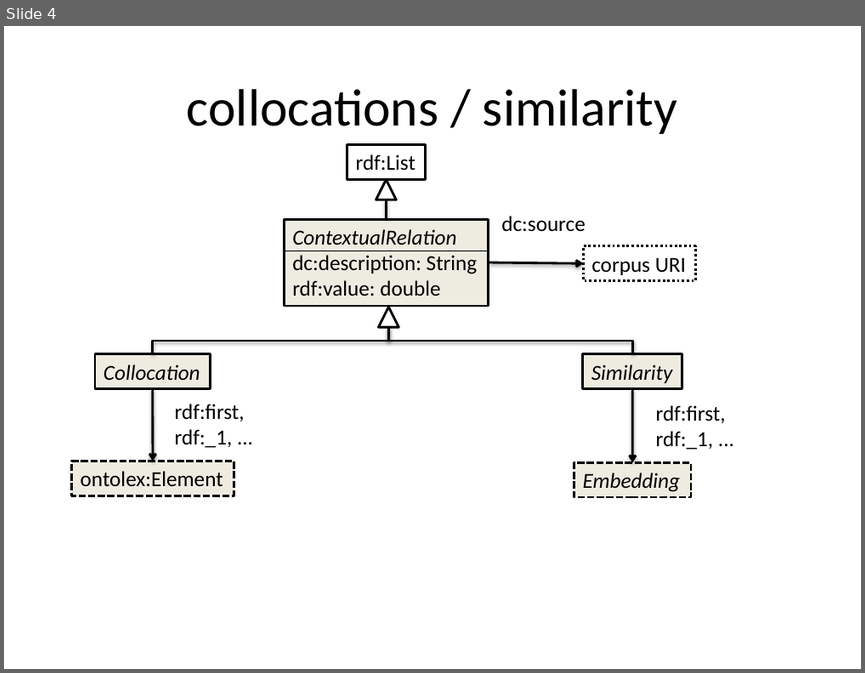
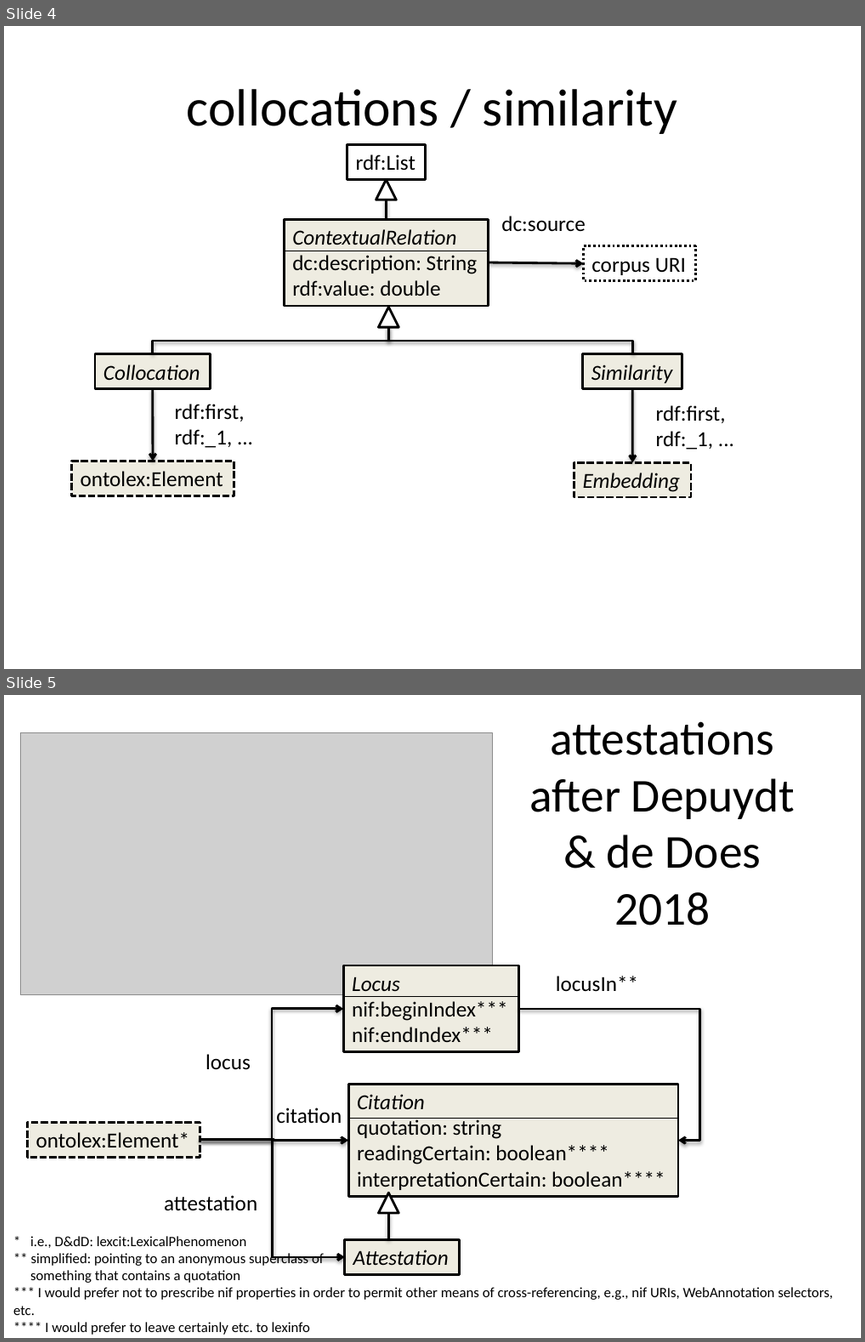
Before and after one commit to ontolex/frequency-attestation-corpus-information, a slide deck: img/source.pptx. Shown one above the other, each under a label of ours: slide 4 before the commit, slides 4 and 5 after it. The pictures are 865x673 and 865x1342 pixels, drawn with LibreOffice and Linux fonts; fonts in the diff are those of the drawing; grey boxes stand for pictures. Boxes give left, top, right and bottom in pixels: in the first picture for what was removed or moved away, otherwise in the second. Text is boxed around its words. In the diff, an @@ line names an element or a change of style, - is before the commit and + after.

Commit message:
some ideas on attestation

```diff
--- a/img/source.pptx
+++ b/img/source.pptx
@@ slide 5 added at (4, 695, 861, 1338), background #FFFFFF @@
@@ picture added at (21, 732, 493, 994) @@
@@ title added at (530, 721, 794, 925), 39.6 pt, text #000000 @@
+attestations after Depuydt & de Does 2018
@@ rectangle added at (343, 965, 519, 1051), fill #EEECE1, outline #000000 2 pt, 18 pt, text #000000 @@
+Locus
+nif:beginIndex***
+nif:endIndex***
@@ line added from (345, 996) to (519, 996), #000000 0.75 pt @@
@@ text added at (556, 975, 638, 992), 18 pt, text #000000 @@
+locusIn**
@@ elbow arrow added from (200, 1140) to (343, 1009), #000000 2 pt @@
@@ elbow arrow added from (519, 1009) to (678, 1140), #000000 2 pt @@
@@ text added at (205, 1054, 250, 1070), 18 pt, text #000000 @@
+locus
@@ rectangle added at (348, 1084, 678, 1197), fill #EEECE1, outline #000000 2 pt, 18 pt, text #000000 @@
+Citation
+quotation: string
+readingCertain: boolean****
+interpretationCertain: boolean****
@@ rectangle added at (28, 1123, 200, 1157), fill #EEECE1, outline #000000 2 pt dashed, 18 pt, text #000000 @@
+ontolex:Element*
@@ text added at (276, 1107, 341, 1123), 18 pt, text #000000 @@
+citation
@@ line added from (350, 1117) to (678, 1117), #000000 0.75 pt @@
@@ elbow arrow added from (200, 1140) to (348, 1140), #000000 2 pt @@
@@ elbow arrow added from (200, 1140) to (345, 1257), #000000 2 pt @@
@@ text added at (164, 1195, 257, 1211), 18 pt, text #000000 @@
+attestation
@@ triangle added at (378, 1193, 399, 1213), fill #FFFFFF, outline #000000 2 pt @@
@@ elbow line added from (389, 1213) to (389, 1240), #000000 2 pt @@
@@ text added at (13, 1236, 833, 1334), 12 pt, text #000000 @@
+* i.e., D&dD: lexcit:LexicalPhenomenon
+** simplified: pointing to an anonymous superclass of
+something that contains a quotation
+*** I would prefer not to prescribe nif properties in order to permit other means of cross-referencing, e.g., nif URIs, WebAnnotation selectors, etc.
+**** I would prefer to leave certainly etc. to lexinfo
@@ rectangle added at (345, 1239, 459, 1273), fill #EEECE1, outline #000000 2 pt, 18 pt, text #000000, italic @@
+Attestation
```
Also in this commit, not shown: 1 slide changed, 3 other slides added, 4 other files.
